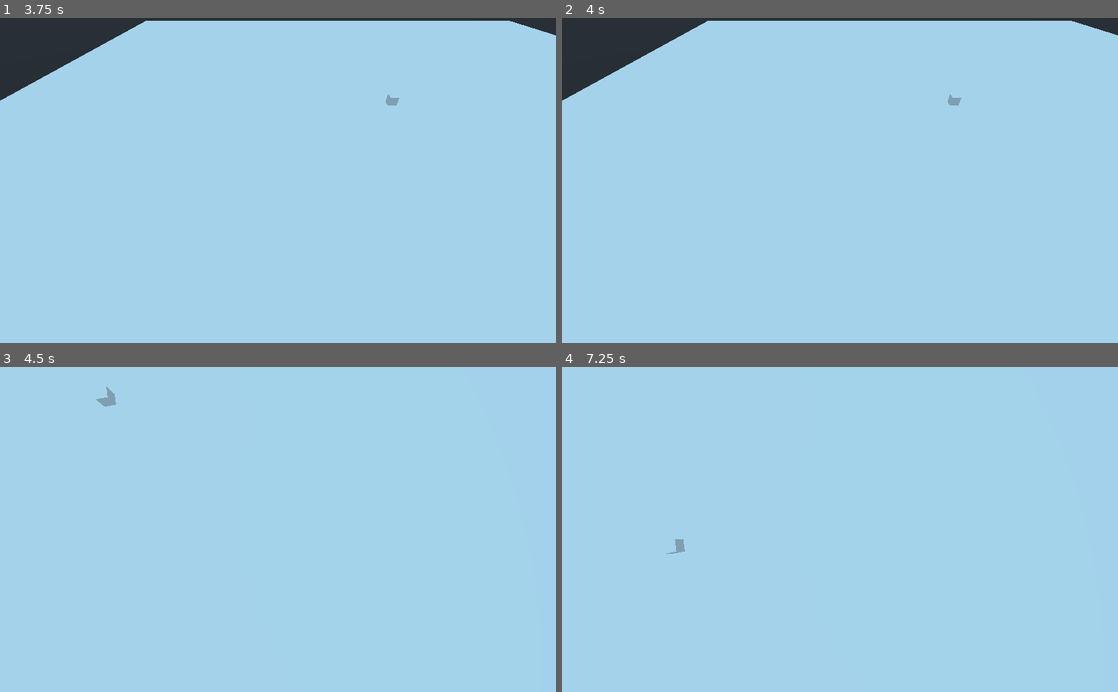
Above: before the commit, frames 1-4 (two rows, left to right).
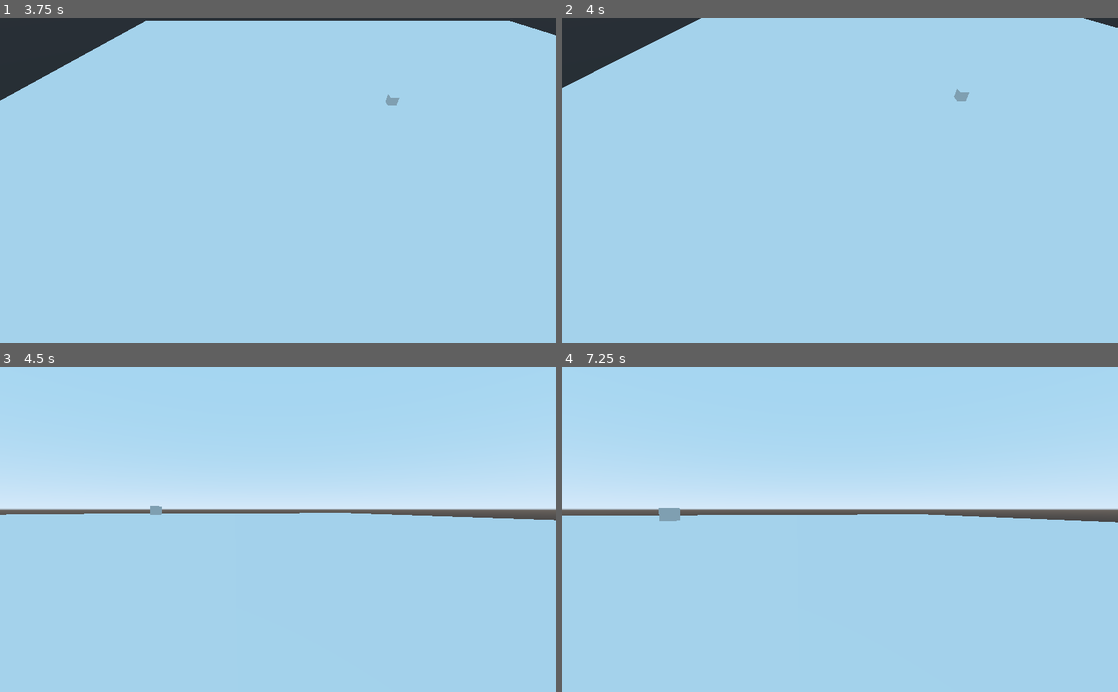
Above: after the commit, the same moments.

Repository: Wcubed/bot_programmin_game
Game: Godot game, scene res://worlds/World.tscn
The game is run twice, just before and just after one commit, with the same random seed, the same clock (stepped at 60 frames per second) and the same inputs.
Inputs (mouse positions are in pixels of both pictures, inside the frame that each line leads up to):
- Up to frame 1 (3.75 s): tap Enter at 0.5, 3.5 s; move the mouse to (400, 164) at 0.52 s; hold S (camera_back) 0.53-1.28 s; tap W (camera_forward) at 0.8, 1.35 s; move the mouse to (166, 196) at 1.27 s; tap A (camera_left) at 1.55 s; tap Space at 2 s; move the mouse to (333, 109) at 2.02 s; hold A (camera_left) 2.03-2.78 s; tap D (camera_right) at 2.3, 2.85 s; move the mouse to (250, 245) at 2.77 s; tap Middle mouse button (camera_rotate) at 3.05 s; move the mouse to (444, 229) at 3.52 s; hold Middle mouse button (camera_rotate) from 3.53 s (still down)
- Up to frame 2 (4 s): keep holding Middle mouse button (camera_rotate); tap Mouse wheel up (camera_zoom_in, bound only after the commit) at 3.8 s
- Up to frame 3 (4.5 s): tap Space at 4.25 s; move the mouse to (111, 480) at 4.27 s; release Middle mouse button (camera_rotate) at 4.28 s; tap Mouse wheel up (camera_zoom_in, bound only after the commit) at 4.35 s
- Up to frame 4 (7.25 s): tap Mouse wheel down (camera_zoom_out, bound only after the com… at 4.55 s; tap Enter at 5 s; move the mouse to (867, 529) at 5.02 s; hold Mouse wheel down (camera_zoom_out, bound only after the com… 5.03-5.78 s; tap S (camera_back) at 5.3, 5.85 s; tap Space at 5.75 s; move the mouse to (756, 448) at 5.77 s; tap W (camera_forward) at 6.05 s; move the mouse to (962, 513) at 6.52 s; hold W (camera_forward) from 6.53 s (still down); tap A (camera_left) at 6.8 s

Frame 1 is identical in both runs. In frame 2, 1.6% of the frame differs, in the area x 0-100%, y 0-27%; in frame 3, 12%; in frame 4, 12%, in the area x 0-100%, y 30-58%.

Commit message:
+ Added camera zoom, and inverted camera pitch control.

Diff:
--- a/objects/CameraRig.gd
+++ /dev/null
@@ -1,61 +0,0 @@
-extends Spatial
-
-# In units per second.
-export(float, 0, 10) var camera_speed := 2.0
-# In degrees per second per "pixel moved by the mouse".
-export(float, 0, 360) var camera_rotation_speed := 45
-
-export(float, -90, 0) var min_rotation_angle := -85
-export(float, -90, 0) var max_rotation_angle := -5
-
-onready var yaw_object = self
-onready var pitch_object = $Pitch
-
-var rotation_pressed := false
-var camera_rotation := Vector2()
-
-# Called when the node enters the scene tree for the first time.
-func _ready():
-	pass # Replace with function body.
-
-# Called every frame. 'delta' is the elapsed time since the previous frame.
-func _process(delta):
-	# ---- Camera movement ----
-	var camera_movement := Vector3()
-
-	camera_movement.z = Input.get_action_strength("camera_back") - Input.get_action_strength("camera_forward")
-	camera_movement.x = Input.get_action_strength("camera_right") - Input.get_action_strength("camera_left")
-
-	self.translate(camera_movement * camera_speed * delta)
-
-	# ---- /Camera movement ----
-
-	# ---- Camera rotation ----
-
-	yaw_object.rotate_y(camera_rotation.x * deg2rad(camera_rotation_speed) * delta)
-	pitch_object.rotate_x(camera_rotation.y * deg2rad(camera_rotation_speed) * delta)
-
-	# Limit pitch.
-	if pitch_object.rotation_degrees.x <= min_rotation_angle:
-		pitch_object.rotation_degrees.x = min_rotation_angle
-	elif pitch_object.rotation_degrees.x >= max_rotation_angle:
-		pitch_object.rotation_degrees.x = max_rotation_angle
-
-
-	# Camera rotation input is only valid 1 frame, so we reset it after use.
-	camera_rotation = Vector2()
-
-	# ---- /Camera rotation ----
-
-func _input(event):
-	# ---- Camera rotation ----
-
-	if event.is_action_pressed("camera_rotate"):
-		rotation_pressed = true
-	elif event.is_action_released("camera_rotate"):
-		rotation_pressed = false
-
-	if event is InputEventMouseMotion and rotation_pressed:
-		camera_rotation = event.get_relative()
-
-	# ---- /Camera rotation ----
--- /dev/null
+++ b/objects/RTSCameraRig.gd
@@ -0,0 +1,88 @@
+extends Spatial
+# An RTS-like camera rig.
+
+# In units per second.
+export(float, 0.1, 10) var camera_move_speed := 2.0
+# In degrees per second per "pixel moved by the mouse".
+export(float, 0.1, 360) var camera_rotation_speed := 45
+
+export(float, -90, 0) var min_rotation_angle := -85
+export(float, -90, 0) var max_rotation_angle := -5
+
+# In units per second per tick of the scroll wheel. Scales by zoom distance.
+export(float, 0.1, 10) var camera_zoom_speed := 5
+export(float, 0, 10) var camera_min_distance := 1
+export(float, 0, 10) var camera_max_distance := 5
+
+
+onready var yaw_object := self
+onready var pitch_object := $Pitch
+onready var camera := $Pitch/Camera
+
+var rotation_pressed := false
+var camera_rotation := Vector2()
+var camera_zoom := 0.0
+
+# Called when the node enters the scene tree for the first time.
+func _ready():
+	pass # Replace with function body.
+
+# Called every frame. 'delta' is the elapsed time since the previous frame.
+func _process(delta):
+	# ---- Camera movement ----
+	var camera_movement := Vector3()
+
+	camera_movement.z = Input.get_action_strength("camera_back") - Input.get_action_strength("camera_forward")
+	camera_movement.x = Input.get_action_strength("camera_right") - Input.get_action_strength("camera_left")
+
+	self.translate(camera_movement * camera_move_speed * delta)
+
+	# ---- /Camera movement ----
+
+	# ---- Camera rotation ----
+
+	yaw_object.rotate_y(camera_rotation.x * deg2rad(camera_rotation_speed) * delta)
+	pitch_object.rotate_x(-camera_rotation.y * deg2rad(camera_rotation_speed) * delta)
+
+	# Limit pitch.
+	pitch_object.rotation_degrees.x = clamp(pitch_object.rotation_degrees.x, min_rotation_angle, max_rotation_angle)
+
+	# Camera rotation input is only valid 1 frame, so we reset it after use.
+	camera_rotation = Vector2()
+
+	# ---- /Camera rotation ----
+
+	# ---- Camera zoom ----
+
+	var current_zoom = camera.translation.z
+	# Scale zoom speed with current zoom.
+	var scaled_zoom_speed = camera_zoom_speed * current_zoom
+	camera.translate(Vector3(0, 0, camera_zoom * scaled_zoom_speed * delta))
+
+	# Limit camera zoom.
+	camera.translation.z = clamp(camera.translation.z, camera_min_distance, camera_max_distance)
+
+	# Camera zoom input is only valid for 1 frame, so reset after use.
+	camera_zoom = 0.0
+
+	# ---- /Camera zoom ----
+
+func _input(event):
+	# ---- Camera rotation ----
+
+	if event.is_action_pressed("camera_rotate"):
+		rotation_pressed = true
+	elif event.is_action_released("camera_rotate"):
+		rotation_pressed = false
+
+	if event is InputEventMouseMotion and rotation_pressed:
+		camera_rotation = event.get_relative()
+
+	# ---- /Camera rotation ----
+
+	# ---- Camera zoom ----
+
+	if event.is_action_pressed("camera_zoom_in") or event.is_action_pressed("camera_zoom_out"):
+		camera_zoom = Input.get_action_strength("camera_zoom_out") - Input.get_action_strength("camera_zoom_in")
+
+	# ---- /Camera zoom ----
--- a/objects/CameraRig.tscn
+++ b/objects/RTSCameraRig.tscn
@@ -1,8 +1,8 @@
 [gd_scene load_steps=2 format=2]
 
-[ext_resource path="res://objects/CameraRig.gd" type="Script" id=1]
+[ext_resource path="res://objects/RTSCameraRig.gd" type="Script" id=1]
 
-[node name="CameraRig" type="Spatial"]
+[node name="RTSCameraRig" type="Spatial"]
 script = ExtResource( 1 )
 
 [node name="Pitch" type="Spatial" parent="."]
--- a/project.godot
+++ b/project.godot
@@ -46,6 +46,16 @@
 "events": [ Object(InputEventMouseButton,"resource_local_to_scene":false,"resource_name":"","device":0,"alt":false,"shi …(212 unchanged characters)…
  ]
 }
+camera_zoom_in={
+"deadzone": 0.5,
+"events": [ Object(InputEventMouseButton,"resource_local_to_scene":false,"resource_name":"","device":0,"alt":false,"shift":false,"control":false,"meta":false,"command":false,"button_mask":0,"position":Vector2( 0, 0 ),"global_position":Vector2( 0, 0 ),"factor":1.0,"button_index":4,"pressed":false,"doubleclick":false,"script":null)
+ ]
+}
+camera_zoom_out={
+"deadzone": 0.5,
+"events": [ Object(InputEventMouseButton,"resource_local_to_scene":false,"resource_name":"","device":0,"alt":false,"shift":false,"control":false,"meta":false,"command":false,"button_mask":0,"position":Vector2( 0, 0 ),"global_position":Vector2( 0, 0 ),"factor":1.0,"button_index":5,"pressed":false,"doubleclick":false,"script":null)
+ ]
+}
 
 [rendering]
 
--- a/worlds/World.tscn
+++ b/worlds/World.tscn
@@ -1,7 +1,7 @@
 [gd_scene load_steps=3 format=2]
 
 [ext_resource path="res://objects/Bot.tscn" type="PackedScene" id=1]
-[ext_resource path="res://objects/CameraRig.tscn" type="PackedScene" id=2]
+[ext_resource path="res://objects/RTSCameraRig.tscn" type="PackedScene" id=2]
 
 [node name="World" type="Spatial"]
 
